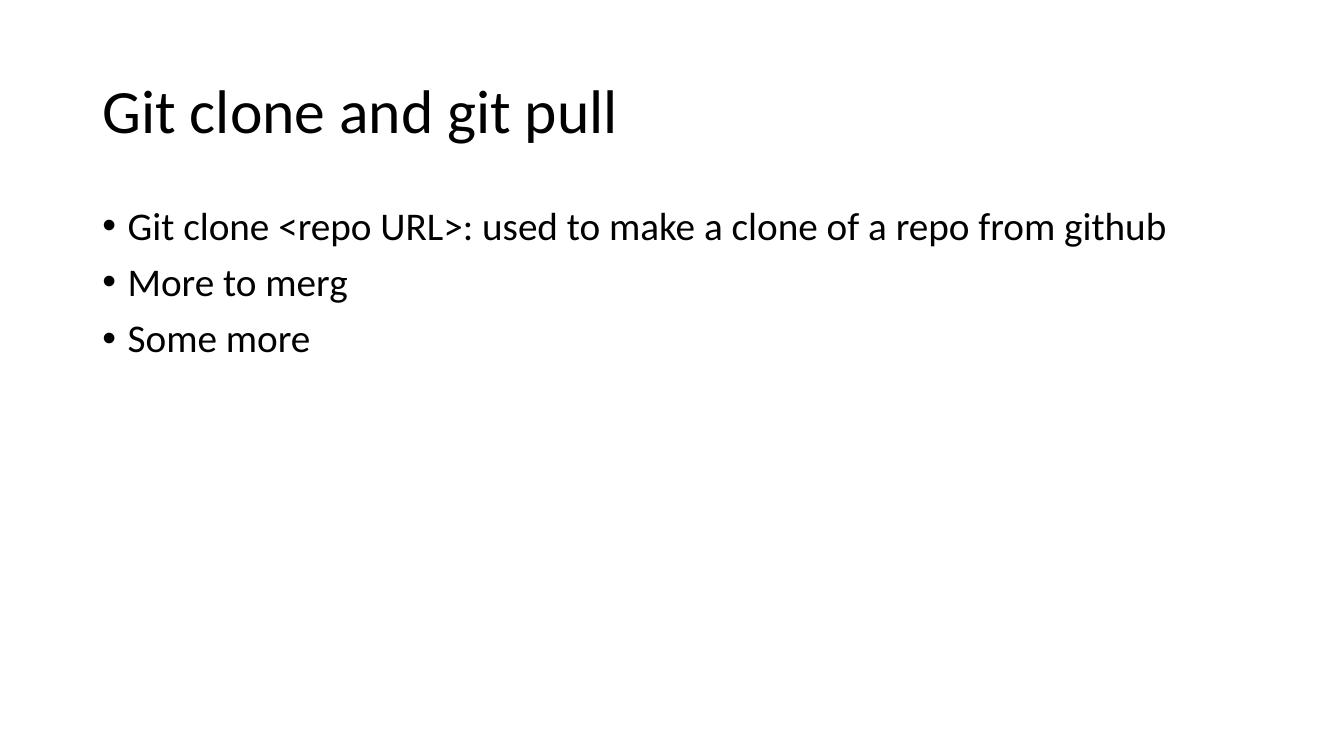
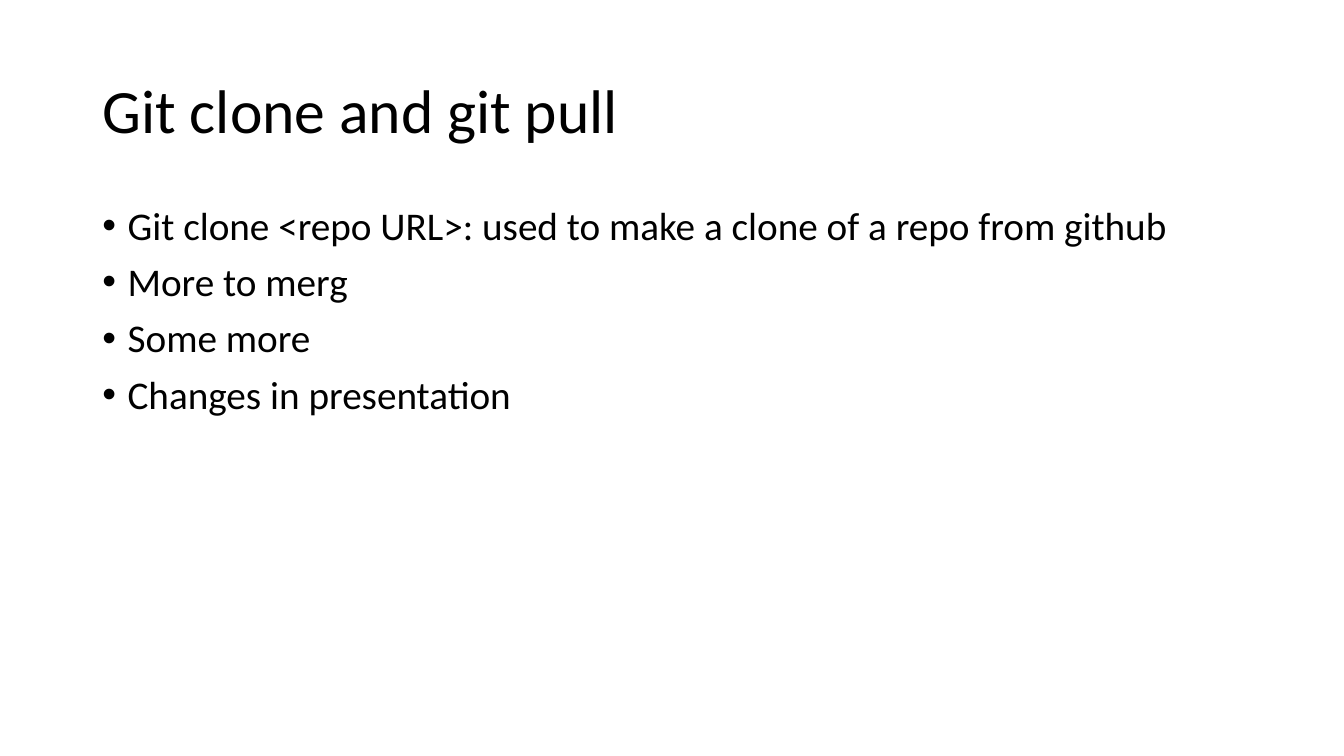
Before and after one commit to shahvishwa66/Python, a slide deck: slide 9 of Presentation1.pptx. Drawn at 1344x756 pixels with LibreOffice and Linux fonts; fonts in the diff are those of the drawing. Boxes give left, top, right and bottom in pixels: in the first picture for what was removed or moved away, otherwise in the second. Text is boxed around its words. In the diff, an @@ line names an element or a change of style, - is before the commit and + after.

Commit message:
master merge

```diff
--- a/Presentation1.pptx
+++ b/Presentation1.pptx
@@ text at (128, 381, 511, 416): paragraph added @@
+• Changes in presentation
```
